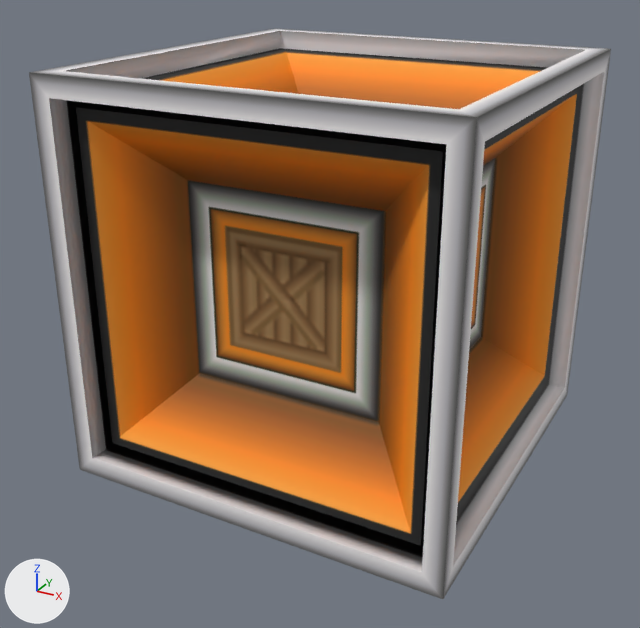
One commit to the OBJ model models/block/infinite_barrel.obj: the scene before it, then after it.
One viewpoint serves both versions: a 50 mm lens placed at (1.478, -2.401, 1.288), pointed at (0.474, -0.576, 0.376). Lighting does not change. The marker at lower left points along +X, +Y and +Z. Where no turn or scale is listed for an object, it has been applied to the vertices. Vertices at the same position are counted once.
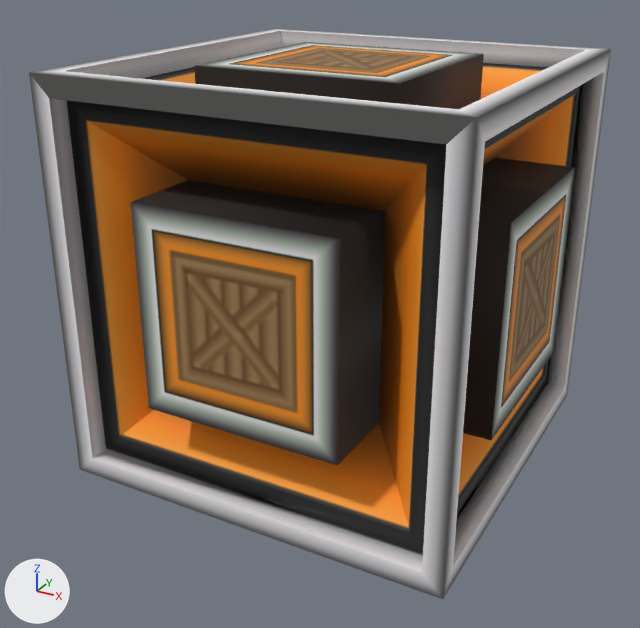
Scene script edits in JSON lines:
```json
{"block": "me_cube_002", "where": "# used by ob_cube_002; location = (0.0, 0.0, 0.0)"}
{"op": "remove", "block": "me_cube_002", "code": "me_cube_002.from_pydata(...)  # 88 vertices, 102 faces; spans x 0.0..1.0, y -1.0..0.0, z 0.0..1.0"}
{"op": "add", "block": "me_cube_002", "code": "me_cube_002.from_pydata(...)  # 112 vertices, 126 faces; spans x 0.0..1.0, y -1.0..0.0, z 0.0..1.0"}
{"block": "me_cube_002", "change": "me_cube_002 part 1"}
{"block": "me_cube_002", "change": "6 faces are deleted"}
{"block": "me_cube_002", "change": "24 vertices are added at x 0.0..1.0, y -1.0..0.0, z 0.0..1.0"}
{"block": "me_cube_002", "change": "30 new faces join them"}
{"block": "me_cube_002", "change": "me_cube_002 part 2: 84 kept faces spanning x 0.0..1.0, y -1.0..0.0, z 0.0..1.0 get new texture (UV) coordinates"}
```

Where the change shows, as pixel boxes [x1, y1, x2, y2] in the pictures (640 x 628 px):
```json
{"part": 1, "of": "me_cube_002", "change": "built on", "before": [188, 158, 495, 423], "after": [131, 42, 575, 466]}
{"part": 2, "of": "me_cube_002", "change": "surface changed", "before": [29, 29, 604, 599], "after": [29, 29, 604, 599]}
```
